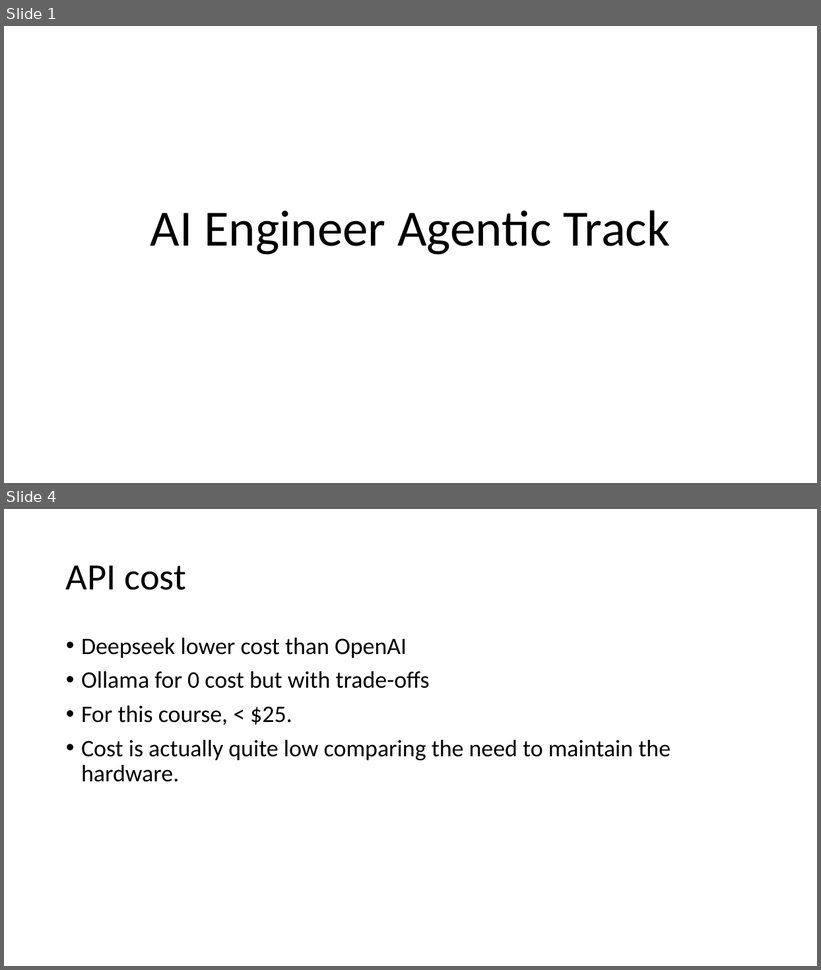
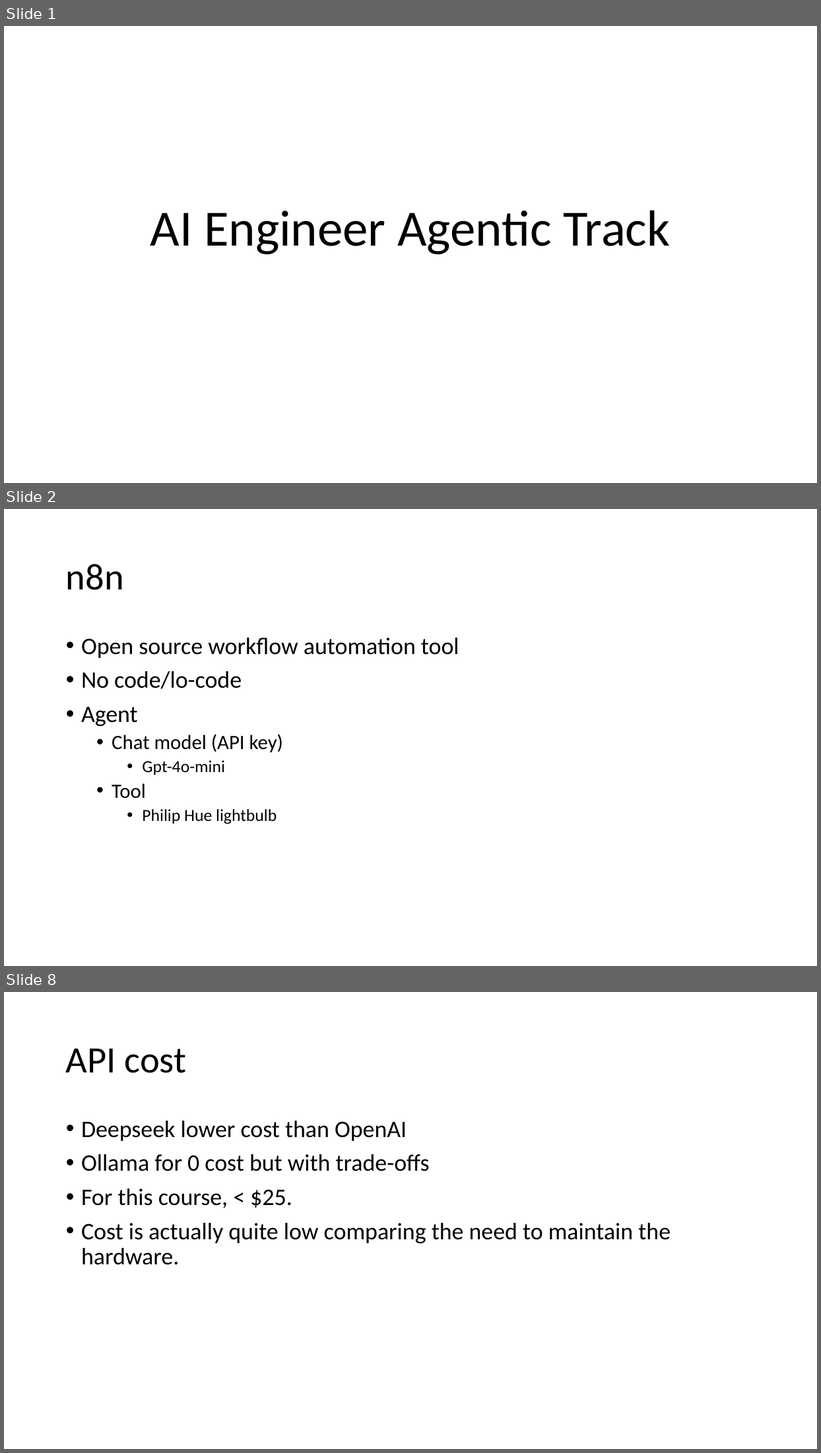
Before and after one commit to kindaichinisan/agents, a slide deck: wj_folder/AI Engineer Agentic Track.pptx. Shown one above the other, each under a label of ours: slides 1 and 4 before the commit, slides 1, 2 and 8 after it; the slides between them are not shown. The pictures are 821x970 and 821x1453 pixels, drawn with LibreOffice and Linux fonts; fonts in the diff are those of the drawing. Boxes give left, top, right and bottom in pixels: in the first picture for what was removed or moved away, otherwise in the second. Text is boxed around its words. In the diff, an @@ line names an element or a change of style, - is before the commit and + after.

```diff
--- a/wj_folder/AI Engineer Agentic Track.pptx
+++ b/wj_folder/AI Engineer Agentic Track.pptx
@@ slide 2 added at [4, 509, 817, 966], background #FFFFFF @@
@@ title added at [66, 564, 124, 590], 44 pt, text #000000 @@
+n8n
@@ text added at [81, 638, 459, 824], 28 pt, text #000000 @@
+• Open source workflow automation tool
+• No code/lo-code
+• Agent
+  • Chat model (API key)
+    • Gpt-4o-mini
+  • Tool
+    • Philip Hue lightbulb
@@ what was slide 4 is now slide 8 @@
```
Also in this commit, not shown: 4 slides changed, 10 other slides added, 2 other files.
